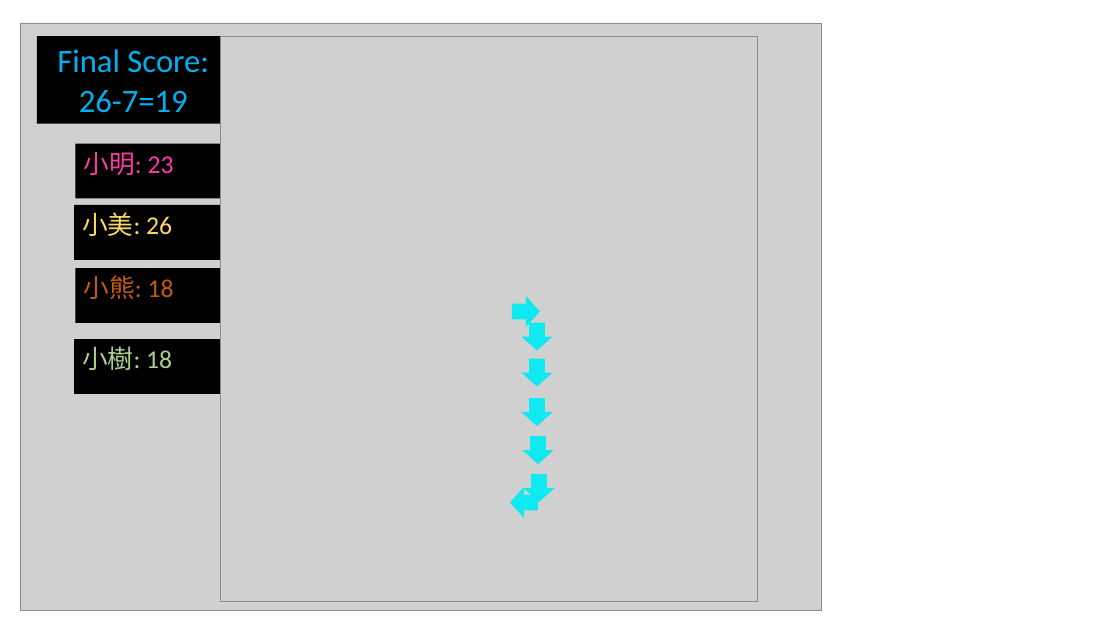
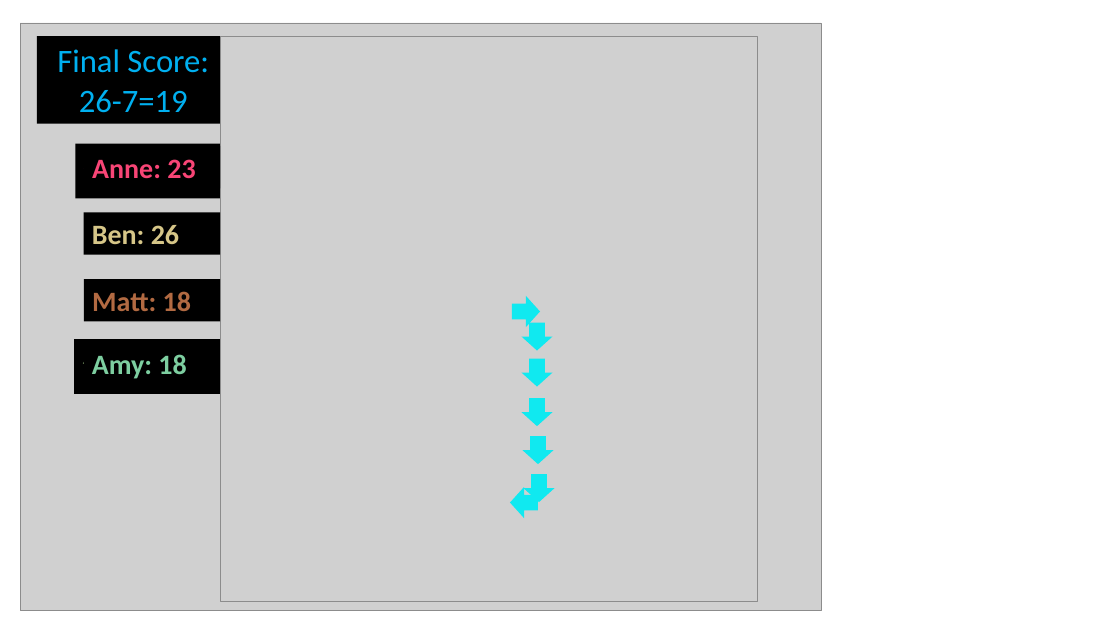
Before and after one commit to yunshiuan/tomnet-project, a slide deck: slide 5 of report/ToMNET.pptx. Drawn at 1120x630 pixels with LibreOffice and Linux fonts; fonts in the diff are those of the drawing; grey boxes stand for pictures. Boxes give left, top, right and bottom in pixels: in the first picture for what was removed or moved away, otherwise in the second. Text is boxed around its words. In the diff, an @@ line names an element or a change of style, - is before the commit and + after.

```diff
--- a/report/ToMNET.pptx
+++ b/report/ToMNET.pptx
@@ rectangle added at <box>84,146,220,188</box>, fill #000000, 24 pt, text #F84576, bold @@
+Anne: 23
@@ rectangle "Ben: 26": place and size @@
-rectangle "Ben: 26" at <box>74,205,229,260</box>
+rectangle "Ben: 26" at <box>84,213,221,255</box>
@@ text in rectangle at <box>92,225,179,244</box>: text changed; size 22 to 24 pt; text colour #FFD966 to #D6C688; bold on @@
-小美: 26
+Ben: 26
@@ rectangle "Matt: 18": place and size @@
-rectangle "Matt: 18" at <box>76,268,220,323</box>
+rectangle "Matt: 18" at <box>84,279,220,321</box>
@@ text in rectangle at <box>92,291,191,311</box>: text changed; size 22 to 24 pt; text colour #C55A11 to #B26A42; bold on @@
-小熊: 18
+Matt: 18
@@ text added at <box>92,356,172,379</box>, 24 pt, text #7DCEA0, bold @@
+Amy: 18
```
Also in this commit, not shown: 4 other files.
